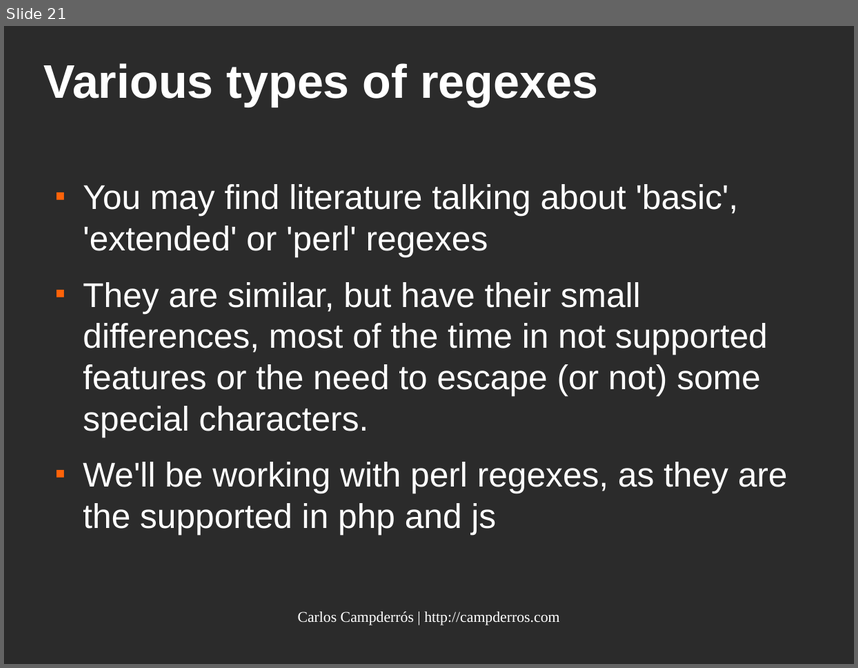
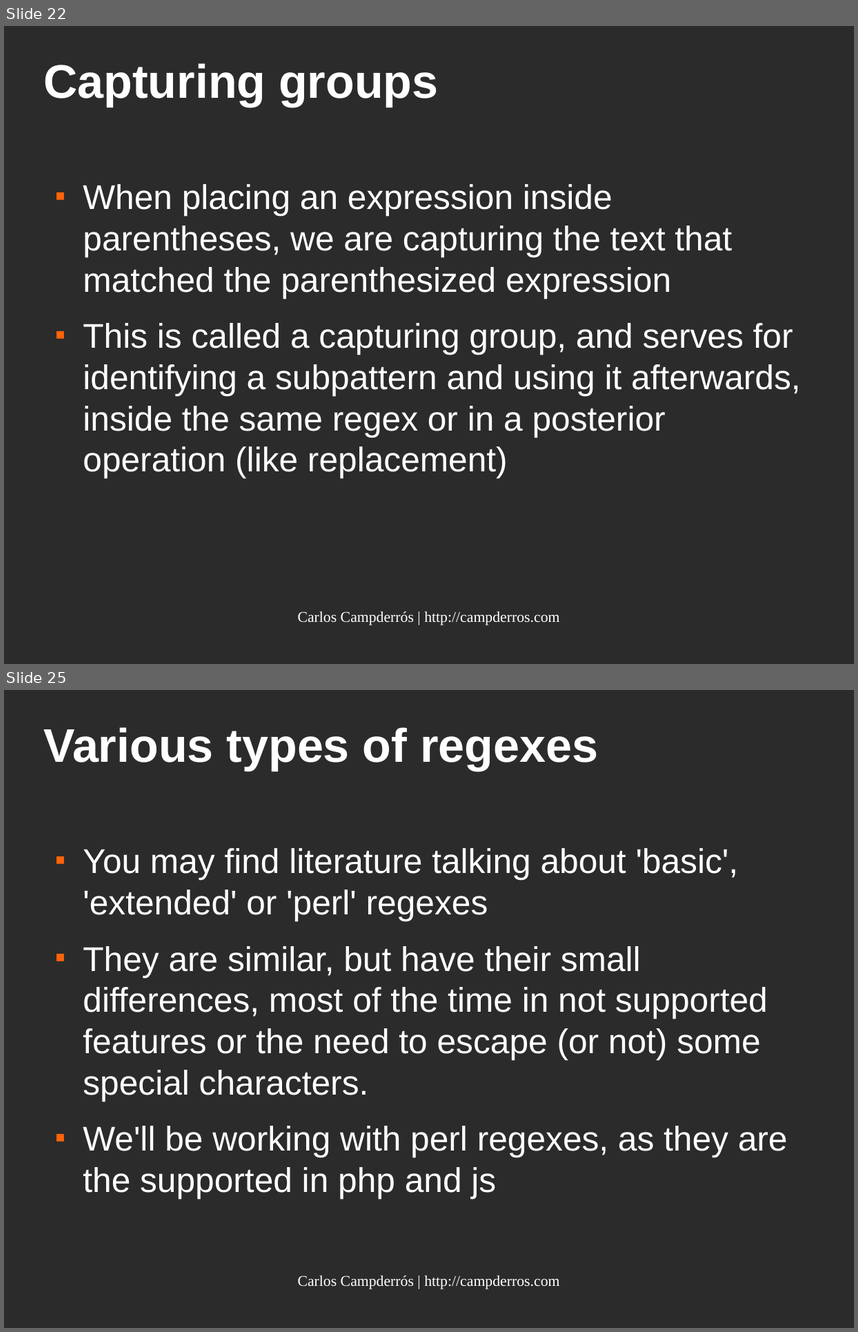
Before and after one commit to kampde/phpRegexTest, a slide deck: regular_expressions.odp. Shown one above the other, each under a label of ours: slide 21 before the commit, slides 22 and 25 after it; the slides between them are not shown. The pictures are 858x668 and 858x1332 pixels, drawn with LibreOffice and Linux fonts; fonts in the diff are those of the drawing; background and template pictures are left out; a plain dark background stands for a picture behind light text. Boxes give left, top, right and bottom in pixels: in the first picture for what was removed or moved away, otherwise in the second. Text is boxed around its words. In the diff, an @@ line names an element or a change of style, - is before the commit and + after.

```diff
--- a/regular_expressions.odp
+++ b/regular_expressions.odp
@@ slide 22 added at <box>4,26,854,664</box>, background picture (left out) @@
@@ title added at <box>43,63,438,107</box>, 44 pt, text #FFFFFF, bold @@
+Capturing groups
@@ text added at <box>83,184,801,478</box>, 32 pt, text #FFFFFF @@
+■ When placing an expression inside parentheses, we are capturing the text that matched the parenthesized expression
+■ This is called a capturing group, and serves for identifying a subpattern and using it afterwards, inside the same regex or in a posterior operation (like replacement)
@@ text added at <box>298,611,559,625</box>, 14 pt, text #FFFFFF @@
+Carlos Campderrós | http://campderros.com
@@ what was slide 21 is now slide 25 @@
```
Also in this commit, not shown: 1 slide changed, 7 other slides added.
